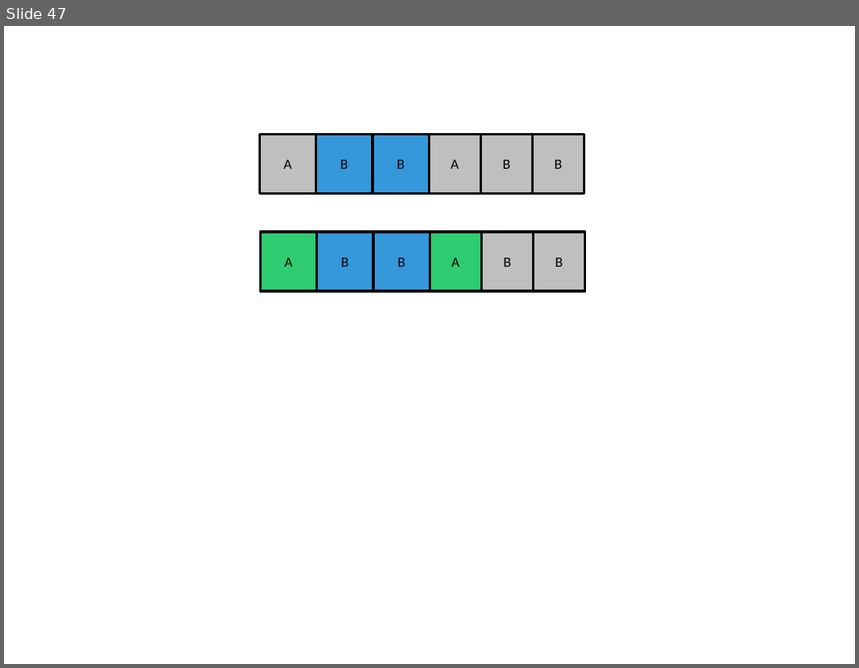
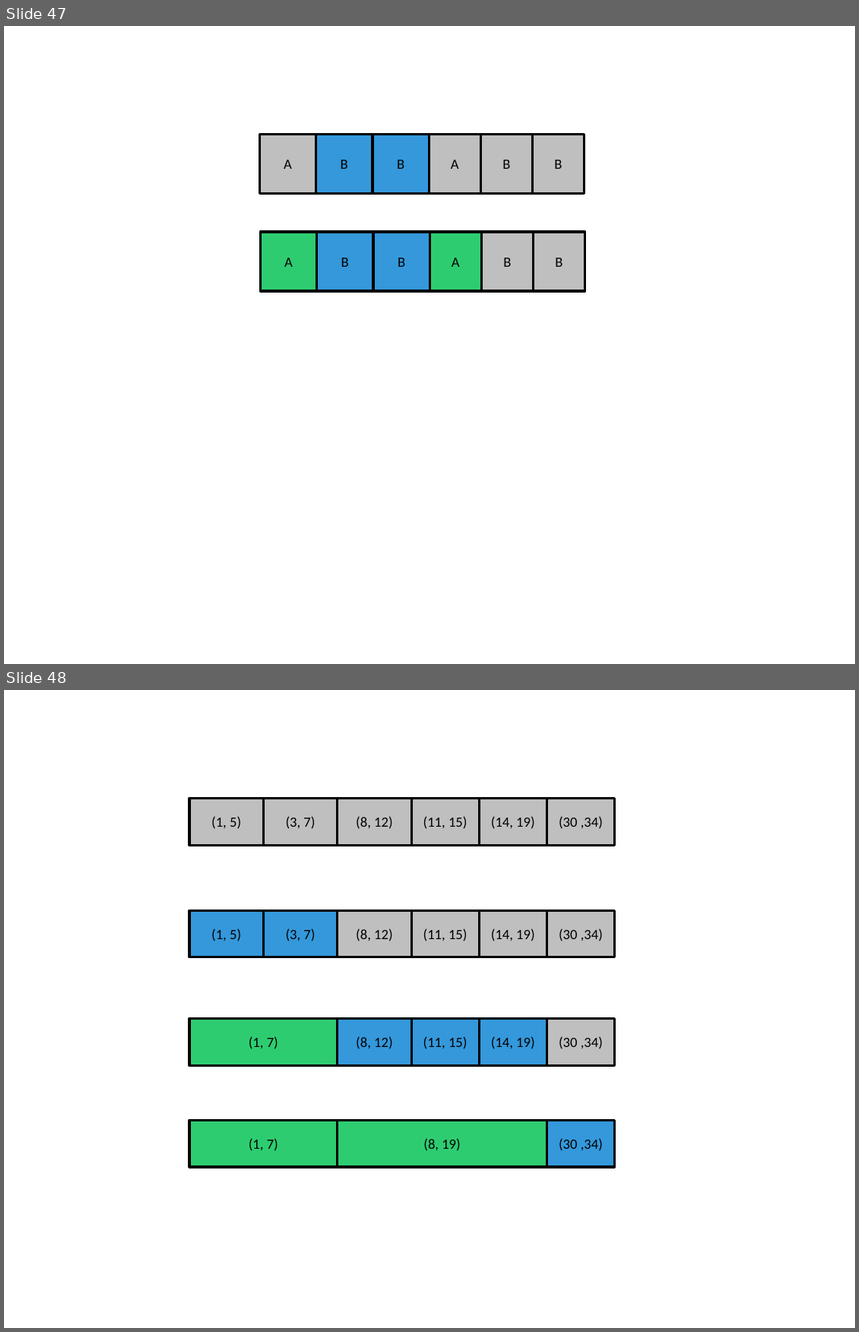
Before and after one commit to jainankit49/HackerGymContent, a slide deck: Images/imgs.pptx. Shown one above the other, each under a label of ours: slide 47 before the commit, slides 47 and 48 after it. The pictures are 859x668 and 859x1332 pixels, drawn with LibreOffice and Linux fonts; fonts in the diff are those of the drawing. Boxes give left, top, right and bottom in pixels: in the first picture for what was removed or moved away, otherwise in the second. Text is boxed around its words. In the diff, an @@ line names an element or a change of style, - is before the commit and + after.

```diff
--- a/Images/imgs.pptx
+++ b/Images/imgs.pptx
@@ slide 48 added at box(4, 690, 855, 1328), background #FFFFFF @@
@@ group added at box(189, 798, 615, 845): 6 rectangles @@
+(8, 12)
+(3, 7)
+(1, 5)
+(14, 19)
+(11, 15)
+(30 ,34)
@@ group added at box(189, 910, 615, 958): 6 rectangles @@
+(8, 12)
+(3, 7)
+(1, 5)
+(14, 19)
+(11, 15)
+(30 ,34)
@@ group added at box(189, 1018, 615, 1065): 5 rectangles @@
+(8, 12)
+(1, 7)
+(14, 19)
+(11, 15)
+(30 ,34)
@@ rectangle added at box(189, 1121, 338, 1167), fill #2ECC71, outline #000000 2 pt, 12 pt, text #000000 @@
+(1, 7)
@@ rectangle added at box(338, 1121, 547, 1167), fill #2ECC71, outline #000000 2 pt, 12 pt, text #000000 @@
+(8, 19)
@@ rectangle added at box(547, 1121, 615, 1167), fill #3498DB, outline #000000 2 pt, 12 pt, text #000000 @@
+(30 ,34)
```
Also in this commit, not shown: 4 other files.
